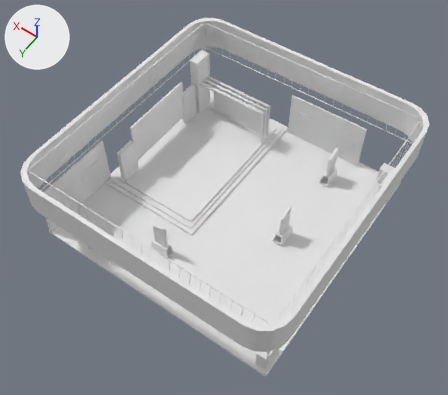
Renders of the FBX model Assets/Xana Environments Data/Xana Summit/Japan Digital Space pavilion/FBX/Japan_Federation/Japan_Federation_Booth.fbx from each side of a commit.
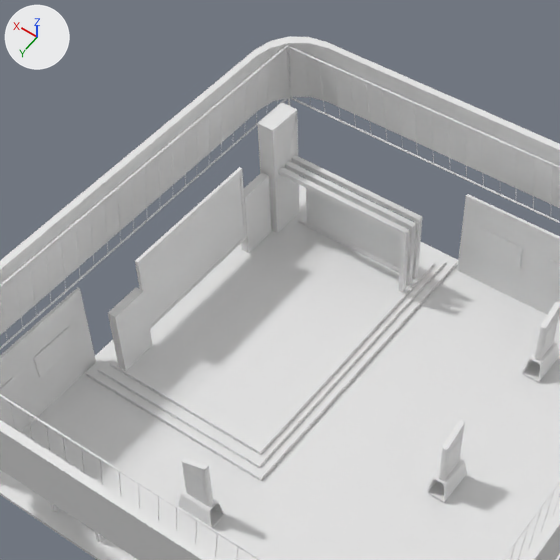
There are two pictures of each version: one whole from a 50 mm lens placed at (-29.6, 14.0, 30.3), pointed at (-17.0, -3.6, 2.8), one close up on the part from 14% to 75% of the width and 0% to 69% of the height. The axes (+X, +Y, +Z) are drawn at upper left. The lights are the same throughout. Materials are left out; every surface is plain grey. Where no turn or scale is listed for an object, it has been applied to the vertices. Vertices at the same position are counted once.

The first close-up shows 'Japan_Federation_Booth'.
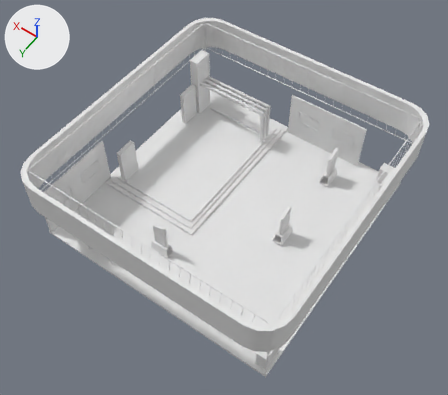
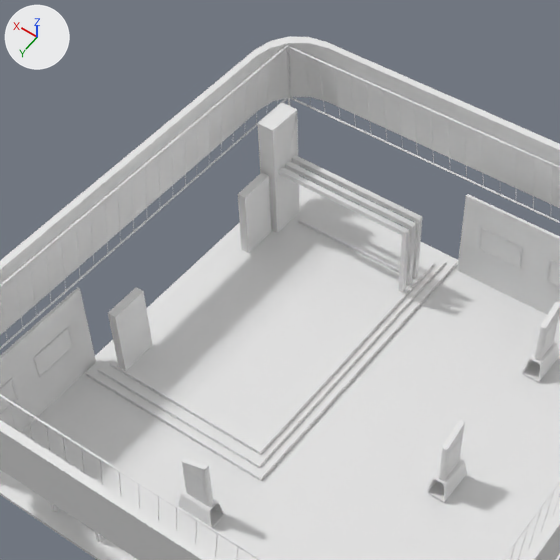
Changed parts and their boxes [x1, y1, x2, y2] in the close-ups (560 x 560 px):
part 1 of me_mesh, deleted: before [0, 167, 560, 414]

The edits, one by one:
me_mesh is used by ob_japan_federation_booth; location (0.0, 0.0, 0.0).
me_mesh had 3816 vertices, 6305 faces and spanned x -24.9..-8.8, y -12.8..3.8, z 0.6..6.3.
me_mesh now has 3768 vertices, 3381 faces and spans x -24.9..-8.8, y -12.8..3.8, z 0.6..6.3.
me_mesh part 1: 6 loose pieces with 48 vertices, spanning x -20.9..-9.5, y -11.7..2.4, z 1.2..4.7, are deleted.
